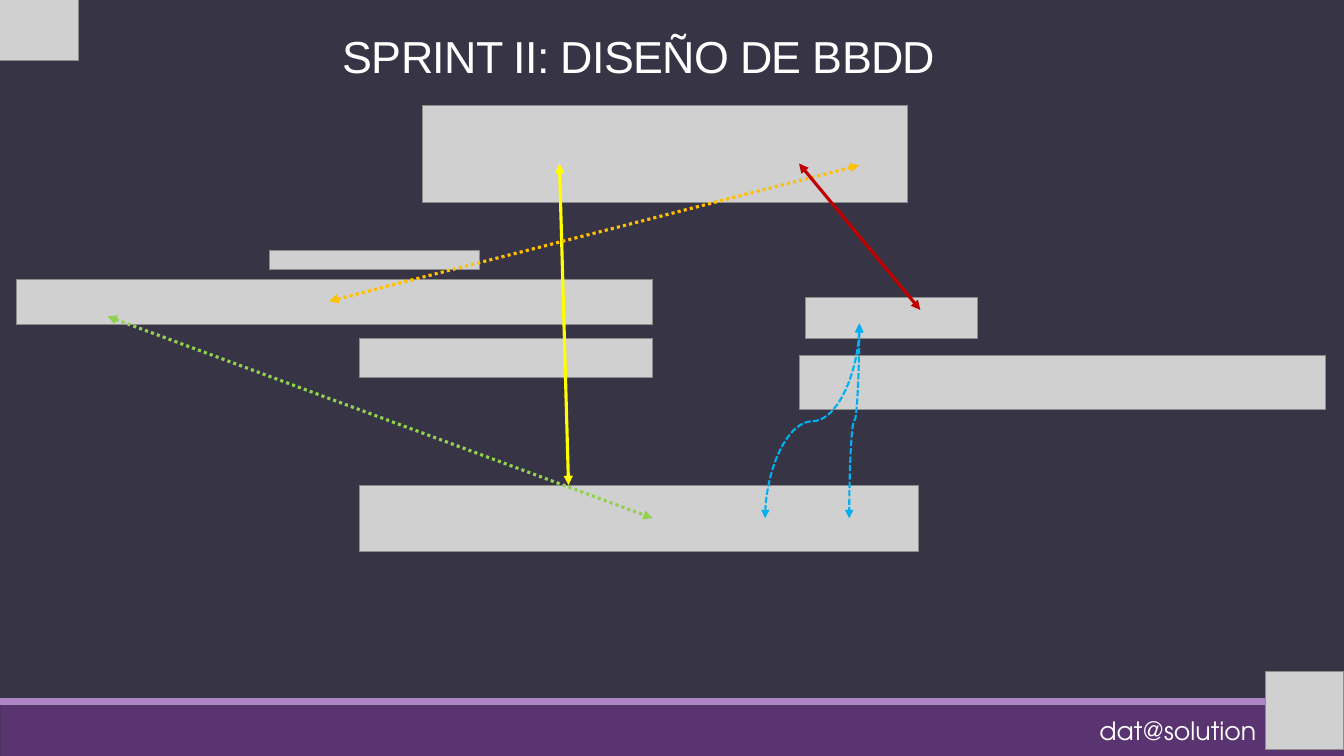
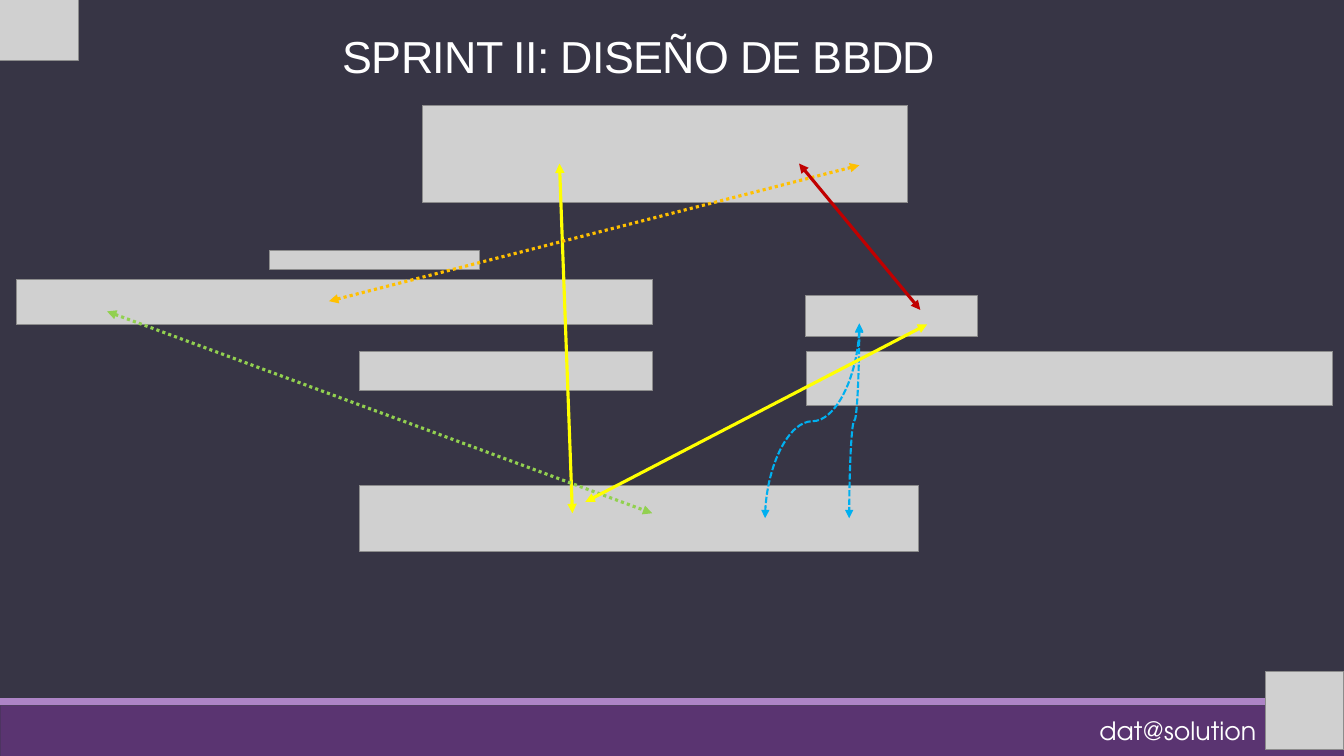
Before and after one commit to Adalab/proyecto-da-promo-F-modulo-2-team-4, a slide deck: slide 11 of WHATFLIX.pptm. Drawn at 1344x756 pixels with LibreOffice and Linux fonts; fonts in the diff are those of the drawing; grey boxes stand for pictures. Boxes give left, top, right and bottom in pixels: in the first picture for what was removed or moved away, otherwise in the second. Text is boxed around its words. In the diff, an @@ line names an element or a change of style, - is before the commit and + after.

```diff
--- a/WHATFLIX.pptm
+++ b/WHATFLIX.pptm
@@ double arrow moved from (560, 163) - (569, 485) to (560, 163) - (573, 513) @@
@@ double arrow moved from (108, 317) - (652, 518) to (107, 312) - (652, 513) @@
@@ double arrow added from (928, 325) to (586, 502), #FFFF00 2.25 pt @@
@@ picture moved from (x1=360, y1=338, x2=653, y2=378) to (x1=359, y1=351, x2=652, y2=391) @@
@@ picture moved from (x1=800, y1=355, x2=1326, y2=409) to (x1=807, y1=351, x2=1333, y2=405) @@
```
Also in this commit, not shown: 1 other slide changed, 3 other files.
